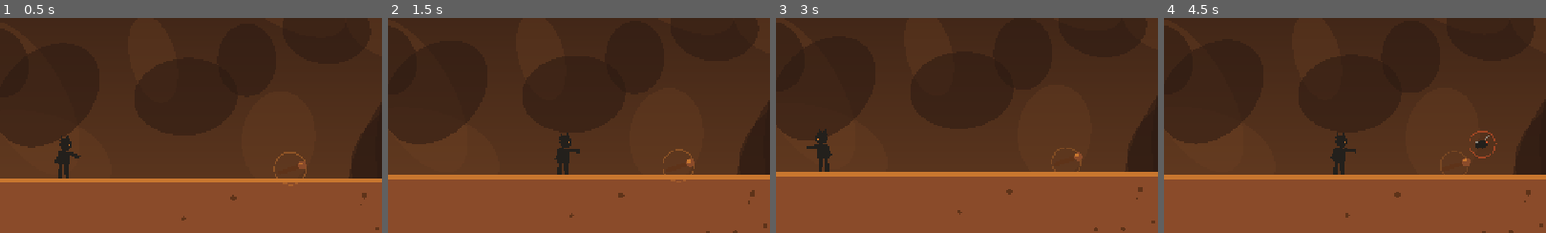
Above: before the commit, frames 1-4 (left to right).
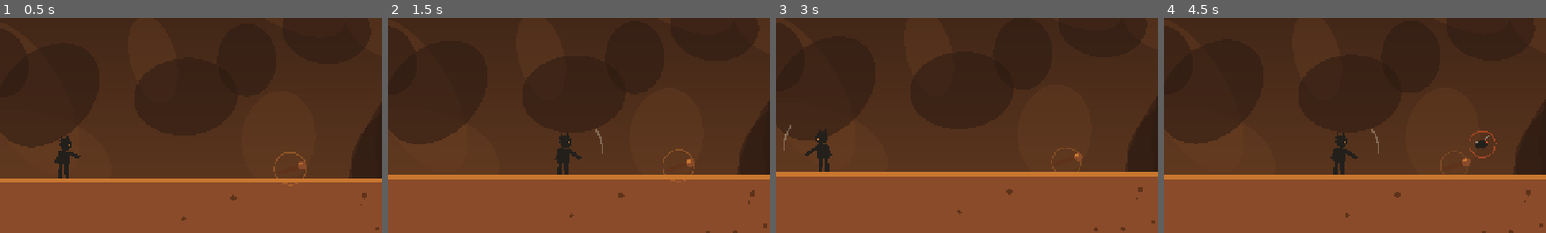
Above: after the commit, the same moments.

Repository: Jawad-Mufti/caveman-chronicles
Game: Godot game, scene res://scenes/level1.tscn
Two runs of this game, one before a commit and one after it. Both use one fixed random seed, a clock stepped at 60 frames per second and the inputs below.
Inputs (mouse positions are % of the whole screen's width and height, from its top left):
- Up to frame 1 (0.5 s): no input
- Up to frame 2 (1.5 s): tap Enter at 0.5 s; move the mouse to (72, 45) at 0.52 s; hold D 0.53-1.25 s; tap R at 0.6 s; click (72, 45) at 0.67 s; tap Space at 0.77 s; drag from (30, 55) to (41, 74) at 1.27 s
- Up to frame 3 (3 s): move the mouse to (60, 28) at 2.02 s; hold A 2.03-2.75 s; hold K 2.03-2.75 s; drag from (45, 70) to (7, 66) at 2.77 s
- Up to frame 4 (4.5 s): move the mouse to (80, 65) at 3.52 s; hold D 3.53-4.25 s; hold L 3.53-4.25 s; tap Space at 3.77 s; drag from (20, 35) to (70, 73) at 4.27 s
The pictures show only the part of the screen within x 3-53%, y 35-85%; the shares and areas given below are measured in that part.

Frame 1 is identical in both runs. In frame 2, 0.1% of the frame differs, in the area x 47-57%, y 51-66%; in frame 3, 0.1%; in frame 4, 0.1%.

Commit message:
Boar two-phase fight, club swing window, insect dash and floor clamp, HUD counter fixes

Diff:
--- a/scripts/enemies.gd
+++ b/scripts/enemies.gd
@@ -14,12 +14,16 @@
 	var timer := 0.0
 	var aim := Vector2.RIGHT
 	var dash_speed := 440.0
+	var floor_y := 0.0       ## the one line it may not cross: the ground it lives above
 
 	func _setup() -> void:
 		hp = 1
 		damage = 1
 		stomp_top = -14.0
 		anchor = position
+		# Insects are placed a fixed height above their local ground, so the floor
+		# can be derived from the anchor. Works for the chamber insects too.
+		floor_y = anchor.y + 40.0
 		t = randf() * 10.0
 		timer = randf() * 1.2
 		add_circle_shape(12.0)
@@ -42,6 +46,12 @@
 				if timer <= 0.0:
 					if player != null:
 						aim = (player.global_position + Vector2(0, -26) - global_position).normalized()
+						# never dive steeply: it strikes ACROSS him, not down at the floor
+						aim.y = minf(aim.y, 0.35)
+						if absf(aim.x) < 0.25:
+							var side := signf(player.global_position.x - global_position.x)
+							aim.x = 0.25 * (side if side != 0.0 else 1.0)
+						aim = aim.normalized()
 					state = "dash"
 					timer = 0.5
 			"dash":
@@ -54,6 +64,14 @@
 				if timer <= 0.0:
 					state = "hover"
 					timer = 0.8
+
+		# Free to roam anywhere above its ground line, but never through it.
+		# Only a lower bound, so the drifting and the dash stay untouched.
+		if global_position.y > floor_y:
+			global_position.y = floor_y
+			if state == "dash":
+				state = "rest"      # it clips the dirt and pulls up
+				timer = 1.1
 
 	func _draw() -> void:
 		var c := Pal.CHARCOAL
@@ -160,15 +178,66 @@
 		draw_polygon(PackedVector2Array([pts[0], pts[1], Vector2(0, 0)]), PackedColorArray([Pal.STONE_DARK]))
 
 
+class Shockwave extends Critter:
+	## A ridge of broken ground thrown out by Tuskar's slam. It runs along the
+	## floor, so the answer is to JUMP — the one skill the whole level taught.
+	var dir := 1
+	var speed := 360.0
+	var left_x := 0.0
+	var right_x := 0.0
+	var t := 0.0
+	var life := 4.0
+
+	func _setup() -> void:
+		hp = 9999
+		damage = 1
+		stompable = false
+		add_rect_shape(Vector2(44, 32), Vector2(0, -16))
+
+	func take_hit(_dmg: int, _from_dir: int) -> void:
+		pass   ## you cannot club the ground into submission
+
+	func _tick(delta: float) -> void:
+		t += delta
+		life -= delta
+		position.x += dir * speed * delta
+		if life <= 0.0 or position.x < left_x - 40.0 or position.x > right_x + 40.0:
+			queue_free()
+
+	func _draw() -> void:
+		var f := float(dir)
+		draw_polygon(PackedVector2Array([
+			Vector2(-f * 24, 0), Vector2(-f * 6, -30), Vector2(f * 10, -22), Vector2(f * 24, 0),
+		]), PackedColorArray([Pal.STONE_DARK]))
+		for i in 4:
+			var x := -18.0 + i * 12.0
+			var h := 22.0 - absf(x) * 0.4 + sin(t * 26.0 + i) * 3.0
+			draw_line(Vector2(x, 0), Vector2(x, -h), Pal.STONE, 4.0)
+		for i in 5:
+			var a := t * 7.0 + i * 1.3
+			draw_circle(Vector2(cos(a) * 18.0, -24.0 - sin(a) * 7.0), 2.4, Color(Pal.BONE, 0.7))
+
+
 class Boar extends Critter:
 	signal defeated
 	signal woke
-
-	## Hitting him while he is down is worth triple. Hitting a charging boar
-	## barely scratches him, so the fight is about earning the down, not mashing.
+	signal enraged_now
+
+	## Down he takes double; upright he takes 1 whatever you hit him with.
+	## That makes the fight about earning the window, and stops a couple of
+	## thrown rocks from ending a boss that should take three knockdowns.
 	func take_hit(dmg: int, from_dir: int) -> void:
-		var scaled := dmg * 3 if state == "down" else maxi(1, dmg / 3)
+		var scaled := dmg * 2 if (state == "down" or state == "pant") else 1
 		super.take_hit(scaled, from_dir)
+		# Half health flips the fight: he stops running at you and starts
+		# hammering the ground, so the threat moves from sideways to overhead.
+		if not enraged and hp > 0 and hp <= max_hp / 2:
+			enraged = true
+			enraged_now.emit()
+			charges = 0
+			vx = 0.0
+			state = "rear"
+			stun = 0.7
 
 	var arena_l := 0.0
 	var arena_r := 0.0
@@ -177,17 +246,38 @@
 	var vx := 0.0
 	var stun := 0.0
 	var t := 0.0
-	var max_hp := 12
+	var max_hp := 54
 	var charges := 0          ## charges landed since he last went down
 	var down_timer := 0.0     ## he lies there this long, then goes for the head
 	var lunge_aim := 0.0
 	var head_ready := false
+	var enraged := false      ## below half health he abandons the charge entirely
 
 	func _setup() -> void:
 		hp = max_hp
 		damage = 2
 		stompable = false
 		add_rect_shape(Vector2(104, 56), Vector2(0, -28))
+
+	## Two ground waves, one each way, plus rock shaken off the ceiling.
+	## Jump the wave, then step out from under the falling stone.
+	func _slam() -> void:
+		var host := get_parent()
+		if host == null:
+			return
+		for s in [-1, 1]:
+			var w := Bestiary.Shockwave.new()
+			w.position = position
+			w.dir = s
+			w.left_x = arena_l
+			w.right_x = arena_r
+			host.add_child(w)
+		for i in 3:
+			var st := Bestiary.Stone.new()
+			st.position = Vector2(randf_range(arena_l + 90.0, arena_r - 90.0), 90.0)
+			st.floor_y = position.y - 14.0
+			host.add_child(st)
+
 
 	func wake() -> void:
 		if state == "sleep":
@@ -200,6 +290,9 @@
 	## with a head strike aimed where the player stood, so the window has a price.
 	func _tick(delta: float) -> void:
 		t += delta
+		# Winded means harmless. Standing on him to club him should not cost
+		# health, or the reward window charges you for using it.
+		damage = 0 if (state == "down" or state == "pant" or state == "sleep") else 2
 		match state:
 			"sleep":
 				pass
@@ -214,18 +307,22 @@
 					state = "charge"
 					vx = 0.0
 			"charge":
-				vx = move_toward(vx, dir * 600.0, 1200.0 * delta)
+				vx = move_toward(vx, dir * 520.0, 1000.0 * delta)
 				position.x += vx * delta
 				var hit_wall := (dir > 0 and position.x >= arena_r - 60.0) or (dir < 0 and position.x <= arena_l + 60.0)
 				if hit_wall:
 					position.x = clampf(position.x, arena_l + 60.0, arena_r - 60.0)
 					vx = 0.0
+					if enraged:
+						state = "rear"
+						stun = 0.7
+						return
 					charges += 1
 					if charges >= 2:
 						# knocked down by his own momentum
 						charges = 0
 						state = "down"
-						down_timer = 2.0
+						down_timer = 3.2
 						head_ready = false
 					else:
 						# turn and come straight back the other way
@@ -242,16 +339,38 @@
 						lunge_aim = float(dir)
 					dir = int(lunge_aim)
 					state = "head"
-					stun = 0.55
+					stun = 0.7
 			"head":
 				# a short, fast head strike along the ground
 				stun -= delta
-				vx = move_toward(vx, lunge_aim * 780.0, 2600.0 * delta)
+				vx = move_toward(vx, lunge_aim * 680.0, 2200.0 * delta)
 				position.x = clampf(position.x + vx * delta, arena_l + 60.0, arena_r - 60.0)
 				if stun <= 0.0:
 					vx = 0.0
 					state = "stalk"
 					stun = 0.8
+			"rear":
+				# up on his hind legs. Long, obvious, and the cue to move away
+				stun -= delta
+				vx = move_toward(vx, 0.0, 1600.0 * delta)
+				position.x += vx * delta
+				if stun <= 0.0:
+					state = "slam"
+					stun = 0.18
+					_slam()
+			"slam":
+				stun -= delta
+				if stun <= 0.0:
+					state = "pant"
+					stun = 1.2
+			"pant":
+				# winded from his own blow. Shorter than a knockdown, still double damage
+				stun -= delta
+				if stun <= 0.0:
+					if player != null:
+						dir = 1 if player.global_position.x > position.x else -1
+					vx = 0.0
+					state = "charge"
 
 	func _on_hit(_from_dir: int) -> void:
 		if state == "charge" or state == "head":
@@ -272,6 +391,12 @@
 			bob = 16.0 if not head_ready else 16.0 - sin(t * 9.0) * 7.0
 		if state == "head":
 			bob = -6.0
+		if state == "rear":
+			bob = -30.0 * (1.0 - stun / 0.7)
+		if state == "slam":
+			bob = 12.0
+		if state == "pant":
+			bob = 9.0 + sin(t * 11.0) * 2.5
 
 		for i in 4:
 			var lx := -34.0 + i * 22.0
@@ -303,6 +428,19 @@
 				draw_arc(Vector2(f * 52, -32 + bob), 26.0 + sin(t * 12.0) * 4.0, 0.0, TAU, 20, Color(Pal.EMBER, 0.6), 3.0)
 		if state == "head":
 			draw_line(Vector2(f * 66, -26), Vector2(f * 104, -26), Color(Pal.EMBER, 0.7), 5.0)
+		if state == "rear":
+			# the wind-up: he rises and his shadow gathers under him
+			var lift := 1.0 - stun / 0.7
+			draw_arc(Vector2(0, 4), 40.0 + lift * 30.0, 0.0, TAU, 24, Color(Pal.EMBER, 0.25 + lift * 0.4), 4.0)
+		if state == "pant":
+			for i in 3:
+				var a3 := t * 5.0 + i * 2.1
+				draw_circle(Vector2(f * 50 + cos(a3) * 18.0, -34 + sin(a3) * 5.0), 2.6, Color(Pal.BONE, 0.7))
+		if enraged:
+			# breath steaming out of him once he is bleeding
+			for i in 4:
+				var b := fmod(t * 1.6 + i * 0.25, 1.0)
+				draw_circle(Vector2(f * (58.0 + b * 30.0), -40.0 - b * 16.0), 3.5 * (1.0 - b), Color(Pal.EMBER, 0.5 * (1.0 - b)))
 		if flash > 0.0:
 			draw_set_transform(Vector2(0, -36), 0.0, Vector2(1.75, 1.0))
 			draw_circle(Vector2.ZERO, 34.0, Color(1, 1, 1, 0.4))
--- a/scripts/level1.gd
+++ b/scripts/level1.gd
@@ -248,6 +248,9 @@
 	boar.arena_l = ARENA_L
 	boar.arena_r = ARENA_R
 	boar.defeated.connect(_on_boar_down)
+	boar.enraged_now.connect(func() -> void:
+		hud.say("Tuskar is bleeding. He stops charging and starts slamming — jump the wave.", 4.5)
+	)
 	add_child(boar)
 
 	var arena := World.Trigger.new(Rect2(ARENA_L + 120, 100, 200, 500))
--- a/scripts/player.gd
+++ b/scripts/player.gd
@@ -27,7 +27,7 @@
 const STOMP_BOUNCE := -430.0  ## pop up after crushing something underfoot
 const MAX_JUMPS := 2
 const AIR_JUMP := -520.0      ## weaker than the ground jump: a recovery, not a free second jump
-const SWING_TIME := 0.18
+const SWING_TIME := 0.26
 
 var hp := 5
 var max_hp := 5
@@ -54,6 +54,7 @@
 var _buffer := 0.0
 var _jumps_left := 0
 var _hitbox: Area2D
+var _swing_hits: Array = []
 var _hit_shape: CollisionShape2D
 
 
@@ -76,9 +77,9 @@
 	_hitbox.monitorable = false
 	_hit_shape = CollisionShape2D.new()
 	var box := RectangleShape2D.new()
-	box.size = Vector2(46, 46)
+	box.size = Vector2(62, 70)          ## reaches from the floor to over his head
 	_hit_shape.shape = box
-	_hit_shape.position = Vector2(32, -32)
+	_hit_shape.position = Vector2(36, -34)
 	_hitbox.add_child(_hit_shape)
 	add_child(_hitbox)
 
@@ -104,7 +105,7 @@
 		dir += 1.0
 	if dir != 0.0:
 		facing = int(signf(dir))
-		_hit_shape.position.x = 32.0 * facing
+	_hit_shape.position.x = 36.0 * facing
 
 	if knock <= 0.0:
 		var a := ACCEL if is_on_floor() else AIR_ACCEL
@@ -157,10 +158,15 @@
 		or Input.is_mouse_button_pressed(MOUSE_BUTTON_LEFT) \
 		or touch["attack"]
 	if attack_now and not _attack_prev and attack_cd <= 0.0:
-		attack_cd = 0.42
+		attack_cd = 0.38
 		attacking = SWING_TIME
-		_swing()
+		_swing_hits.clear()
 	_attack_prev = attack_now
+
+	# The club connects across the WHOLE swing, not on one frame. Checking only
+	# at the keypress meant anything that was not already touching him was a miss.
+	if attacking > 0.0:
+		_apply_swing()
 
 	var throw_now: bool = Input.is_physical_key_pressed(KEY_K) \
 		or Input.is_mouse_button_pressed(MOUSE_BUTTON_RIGHT) \
@@ -187,11 +193,17 @@
 	queue_redraw()
 
 
-func _swing() -> void:
+## Runs every frame the swing is live. Each target can only be hit once per swing.
+func _apply_swing() -> void:
 	var dmg := 3 if has_stick else 1
 	for area in _hitbox.get_overlapping_areas():
-		if area.has_method("take_hit"):
-			area.take_hit(dmg, facing)
+		if not area.has_method("take_hit"):
+			continue
+		var id := area.get_instance_id()
+		if _swing_hits.has(id):
+			continue
+		_swing_hits.append(id)
+		area.take_hit(dmg, facing)
 
 
 ## Called by a critter when he lands on top of it.
@@ -335,26 +347,51 @@
 	for i in mini(rocks, 3):
 		draw_circle(fx(Vector2(-6.0 + i * 6.0, -24)), 3.4, Pal.STONE)
 
-	# front arm: swings the stick, or cocks back to throw
+	# front arm. The swing is three beats: cock back, whip through, follow out.
+	# A linear sweep reads as a robot arm; anticipation and easing read as weight.
 	var ang := 0.0
+	var trail := 0.0        ## how far the club lags behind the hand
+	var reach := 21.0       ## the arm extends as he commits
 	if throwing > 0.0:
 		var q := 1.0 - throwing / 0.28
-		ang = -2.6 + q * 2.2
+		ang = -2.6 + (1.0 - pow(1.0 - q, 3.0)) * 2.4
+		reach = 19.0 + q * 5.0
 	elif attacking > 0.0:
-		var p := 1.0 - attacking / SWING_TIME
-		ang = -2.3 + p * 2.9
+		var sp := 1.0 - attacking / SWING_TIME    # 0 at the start, 1 at the end
+		if sp < 0.24:
+			# anticipation: he pulls it further back before anything moves forward
+			ang = -0.95 - (sp / 0.24) * 0.85
+			trail = 0.55
+			reach = 19.0
+		else:
+			var q2 := (sp - 0.24) / 0.76
+			var eased := 1.0 - pow(1.0 - q2, 2.6)   # fast out of the wind-up, settling late
+			ang = -1.80 + eased * 3.05
+			trail = (1.0 - q2) * 0.85               # the head of the club drags, then whips past
+			reach = 19.0 + sin(q2 * PI) * 7.0       # the arm straightens through the strike
 	elif has_stick:
-		ang = -0.55
+		ang = -0.55 + s * 0.12                       # rests on the shoulder, breathing
 	else:
 		ang = 0.35 + s * 0.45
 	var shoulder := Vector2(8, -42)
-	var hand := shoulder + Vector2(cos(ang), sin(ang)) * 21.0
+	var hand := shoulder + Vector2(cos(ang), sin(ang)) * reach
+
+	# smear of the club head through the arc, so a fast swing still reads
+	if attacking > 0.0:
+		var smear := PackedVector2Array()
+		for i in 7:
+			var a2 := ang - trail - 0.75 + i * (0.75 / 6.0)
+			smear.append(fx(shoulder + Vector2(cos(a2), sin(a2)) * (reach + 32.0)))
+		draw_polyline(smear, Color(Pal.BONE, 0.30), 3.0)
+
 	draw_line(fx(shoulder), fx(hand), c, 6.0)
 	if has_stick:
-		# a knotted club, held along the swing arc
-		var tip := hand + Vector2(cos(ang), sin(ang)) * 30.0
-		draw_line(fx(hand), fx(tip), Pal.OCHRE_DEEP, 7.0)
-		draw_circle(fx(tip), 7.0, Pal.OCHRE_DARK)
+		# knotted club. Drawn on the lagging angle, not the hand angle.
+		var ca := ang - trail
+		var grip := shoulder + Vector2(cos(ca), sin(ca)) * (reach - 6.0)
+		var tip := shoulder + Vector2(cos(ca), sin(ca)) * (reach + 34.0)
+		draw_line(fx(grip), fx(tip), Pal.OCHRE_DEEP, 7.0)
+		draw_circle(fx(tip), 7.5, Pal.OCHRE_DARK)
 		draw_circle(fx(tip + Vector2(-3, -3)), 2.5, Pal.OCHRE)
-	if throwing > 0.0 and rocks >= 0:
+	if throwing > 0.0:
 		draw_circle(fx(hand), 7.0, Pal.STONE)
